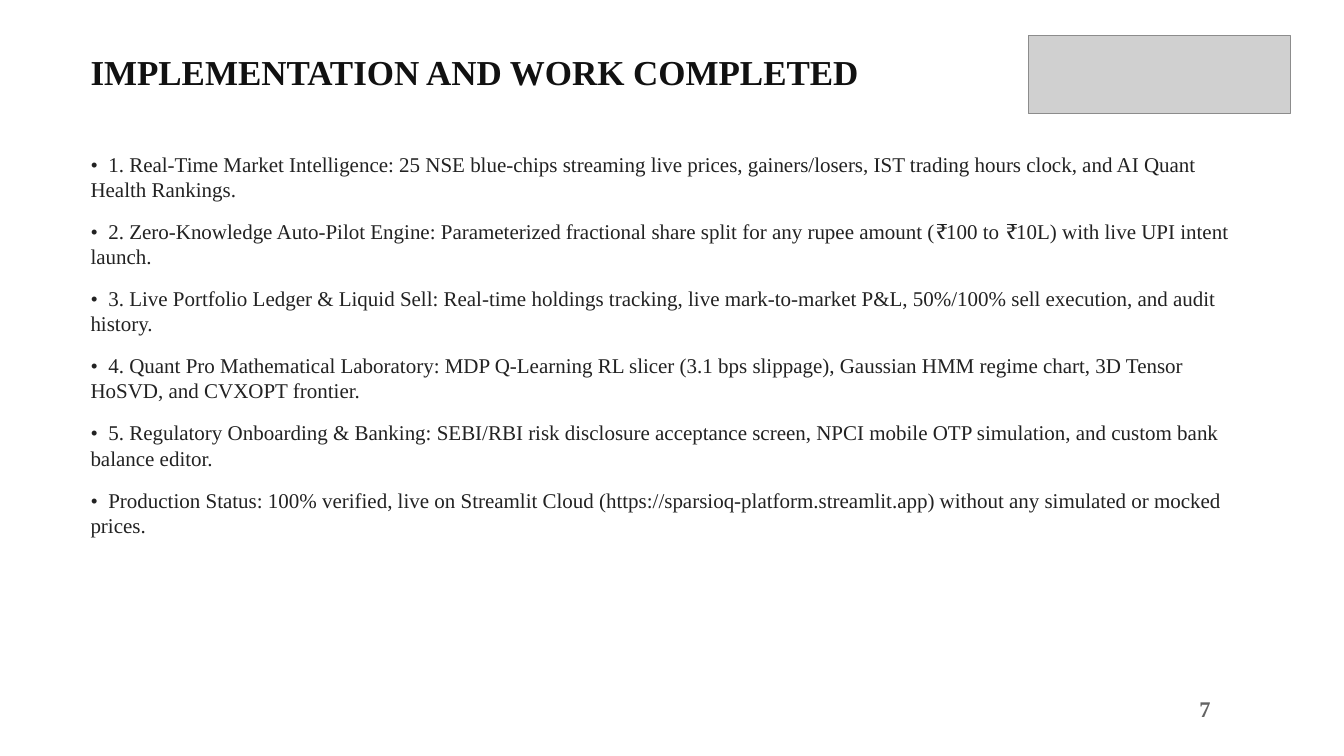
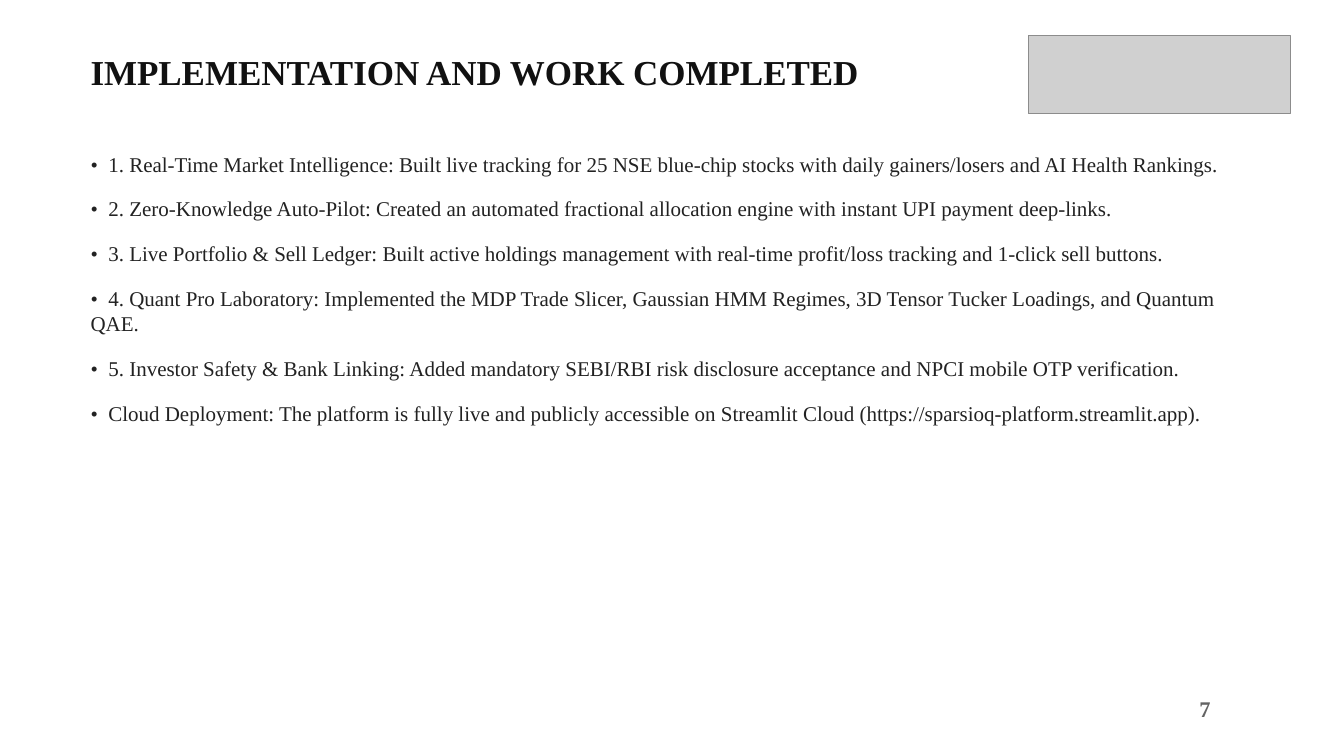
Before and after one commit to mhalsa-aine/SparsioQ-Platform, a slide deck: slide 8 of SparsioQ_Final_Project_Review_Presentation.pptx. Drawn at 1344x756 pixels with LibreOffice and Linux fonts; fonts in the diff are those of the drawing; grey boxes stand for pictures. Boxes give left, top, right and bottom in pixels: in the first picture for what was removed or moved away, otherwise in the second. Text is boxed around its words. In the diff, an @@ line names an element or a change of style, - is before the commit and + after.

```diff
--- a/SparsioQ_Final_Project_Review_Presentation.pptx
+++ b/SparsioQ_Final_Project_Review_Presentation.pptx
@@ text at (x1=91, y1=157, x2=1217, y2=426): text changed @@
-• 1. Real-Time Market Intelligence: 25 NSE blue-chips streaming live prices, gainers/losers, IST trading hours clock, and AI Quant Health Rankings.
-• 2. Zero-Knowledge Auto-Pilot Engine: Parameterized fractional share split for any rupee amount (₹100 to ₹10L) with live UPI intent launch.
-• 3. Live Portfolio Ledger & Liquid Sell: Real-time holdings tracking, live mark-to-market P&L, 50%/100% sell execution, and audit history.
-• 4. Quant Pro Mathematical Laboratory: MDP Q-Learning RL slicer (3.1 bps slippage), Gaussian HMM regime chart, 3D Tensor HoSVD, and CVXOPT frontier.
-• 5. Regulatory Onboarding & Banking: SEBI/RBI risk disclosure acceptance screen, NPCI mobile OTP simulation, and custom bank balance editor.
-• Production Status: 100% verified, live on Streamlit Cloud (https://sparsioq-platform.streamlit.app) without any simulated or mocked prices.
+• 1. Real-Time Market Intelligence: Built live tracking for 25 NSE blue-chip stocks with daily gainers/losers and AI Health Rankings.
+• 2. Zero-Knowledge Auto-Pilot: Created an automated fractional allocation engine with instant UPI payment deep-links.
+• 3. Live Portfolio & Sell Ledger: Built active holdings management with real-time profit/loss tracking and 1-click sell buttons.
+• 4. Quant Pro Laboratory: Implemented the MDP Trade Slicer, Gaussian HMM Regimes, 3D Tensor Tucker Loadings, and Quantum QAE.
+• 5. Investor Safety & Bank Linking: Added mandatory SEBI/RBI risk disclosure acceptance and NPCI mobile OTP verification.
+• Cloud Deployment: The platform is fully live and publicly accessible on Streamlit Cloud (https://sparsioq-platform.streamlit.app).
```
Also in this commit, not shown: 8 other slides changed, 2 slides added, 3 slides removed.
